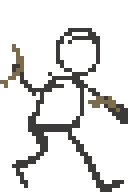
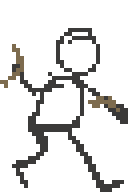
Layered file, before and after one edit (128 × 192). Changes by layer:
painted on "sketch" over [92, 32, 100, 44]
